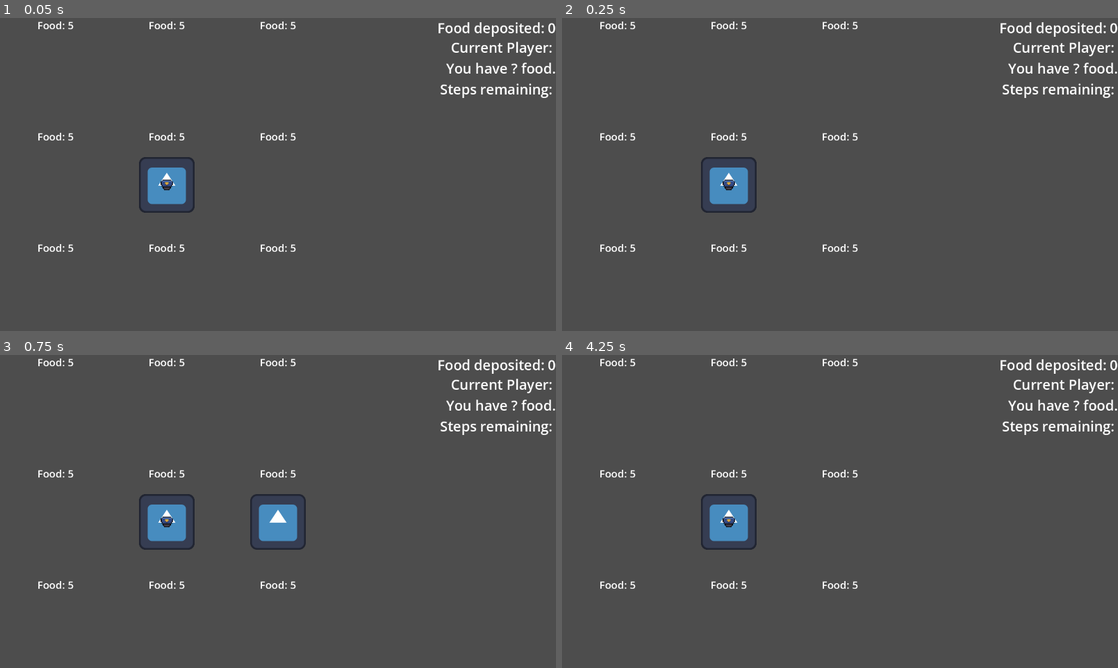
Above: before the commit, frames 1-4 (two rows, left to right).
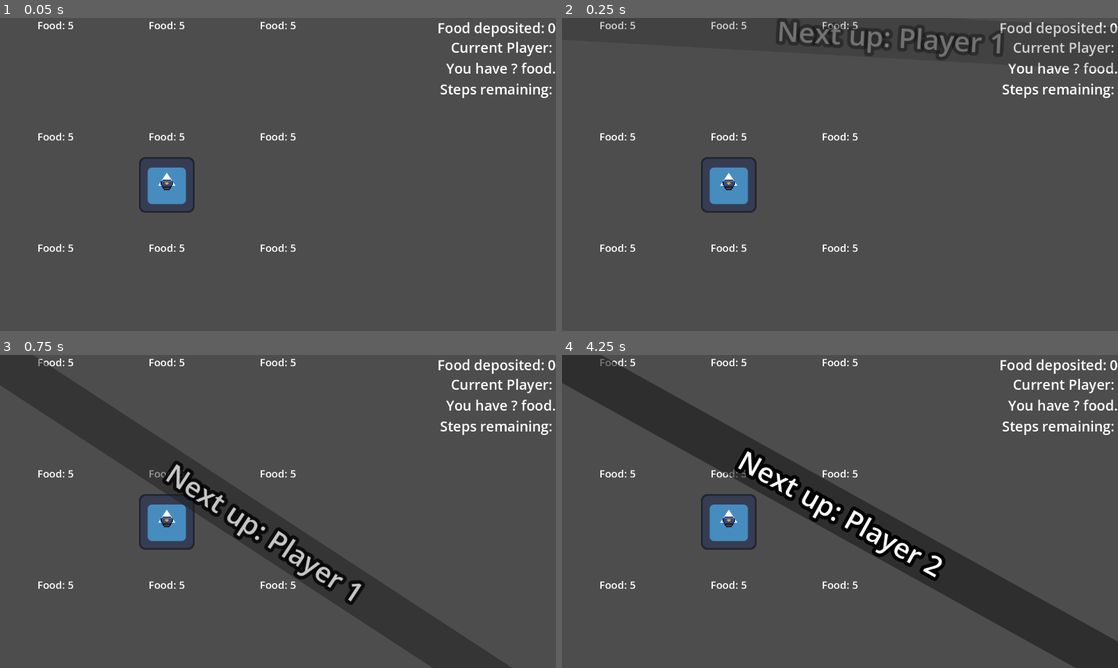
Above: after the commit, the same moments.

Repository: xandrrr/barnyard-masquerade
Game: Godot game, scene res://main.tscn
Two runs of this game, one before a commit and one after it. Both use one fixed random seed, a clock stepped at 60 frames per second and the inputs below. The engine's default icon, where the game draws it, is replaced by a stand-in: a white triangle on a blue panel in a dark square.
Inputs:
- Up to frame 1 (0.05 s): no input
- Up to frame 2 (0.25 s): no input
- Up to frame 3 (0.75 s): hold D (move_right) from 0.53 s (still down); tap E (collect_food) at 0.6 s
- Up to frame 4 (4.25 s): release D (move_right) at 1.28 s; hold S (move_down) 1.28-2.03 s; tap Space (convict) at 1.35, 2.75 s; tap Enter at 2, 3.5 s; hold D (move_right) 2.03-2.78 s; tap N (deny) at 2.1 s; hold W (move_up) 2.78-3.53 s; tap Q (inspect) at 2.85 s; hold A (move_left) from 3.53 s (still down); tap E (collect_food) at 3.6 s

Frame 1 is identical in both runs. In frame 2, 3.0% of the frame differs, in the area x 6-100%, y 0-17%; in frame 3, 3.8%; in frame 4, 15%, in the area x 0-100%, y 0-100%.

Commit message:
Add win conditions
Win conditions can now be triggered

Add buffers between phases of game using Cop's StateManager

Diff:
--- a/cop.gd
+++ b/cop.gd
@@ -18,6 +18,8 @@
 signal starting_player_targeting
 signal awaiting_confirmation
 signal awaiting_action
+signal directing
+signal pass_direction
 
 func _ready() -> void:
 	add_to_group("Units")
--- a/cop.tscn
+++ b/cop.tscn
@@ -9,6 +9,7 @@
 [ext_resource type="Script" uid="uid://o30ldsbo2uo5" path="res://targeting_player.gd" id="7_xwtm4"]
 [ext_resource type="Script" uid="uid://bf1mdggk3os35" path="res://AwaitingConfirmation.gd" id="8_pvkf1"]
 [ext_resource type="Script" uid="uid://cu5snc75qa66p" path="res://awaiting_action.gd" id="9_h0nw5"]
+[ext_resource type="Script" uid="uid://cv8loe2ag2ano" path="res://directing.gd" id="10_8su2l"]
 
 [sub_resource type="RectangleShape2D" id="RectangleShape2D_lquwl"]
 size = Vector2(25, 25)
@@ -68,3 +69,8 @@
 script = ExtResource("9_h0nw5")
 unit = NodePath("../..")
 metadata/_custom_type_script = "uid://teapur67yax4"
+
+[node name="Directing" type="Node" parent="CopStateManager" unique_id=1422059978 node_paths=PackedStringArray("unit")]
+script = ExtResource("10_8su2l")
+unit = NodePath("../..")
+metadata/_custom_type_script = "uid://teapur67yax4"
--- a/cop_state_manager.gd
+++ b/cop_state_manager.gd
@@ -44,3 +44,10 @@
 		state = get_node("AwaitingAction")
 		state.enter(previous_state_path)
 	)
+
+	unit.directing.connect(func():
+		var previous_state_path := state.name
+		state.exit()
+		state = get_node("Directing")
+		state.enter(previous_state_path)
+	)
--- /dev/null
+++ b/directing.gd
@@ -0,0 +1,7 @@
+extends State
+
+@export var unit : Cop
+
+func physics_update(_delta: float) -> void:
+	if Input.is_action_just_pressed("confirm"):
+		unit.pass_direction.emit()
--- a/main.gd
+++ b/main.gd
@@ -23,6 +23,8 @@
 var test_players = [
 	1, 2, 3
 ]
+
+var next_phase : String = "None"
 
 func _ready() -> void:
 	$TileManager.create_map(3, 3)
@@ -140,21 +142,30 @@
 func change_turn():
 	if not is_cop_movement:
 		current_turn_index += 1
-		print("turn index: " + str(current_turn_index))
-		print("is cop movement: " + str(is_cop_movement))
-		print("current_players size " + str(current_players.size()))
 		if current_player_acting:
 			var previous_unit = current_player_units[current_player_acting]
 			previous_unit.unit_turn_concluded.emit()
 			previous_unit.steps_queued = 0
 
 		if current_turn_index < current_players.size():
+			introduce_phase("Next up: Player " + str(current_turn_index + 1))
 			current_player_acting = current_players[current_turn_index]
 			var current_unit = current_player_units[current_player_acting]
+
+			#pause to confirm turn
+			await get_tree().create_timer(0.5).timeout
+			current_cop.directing.emit()
+			await current_cop.pass_direction
+
+			#start turn
 			current_unit.steps_queued = 0
 			await get_tree().create_timer(0.05).timeout
 			current_unit.unit_turn_started.emit()
 		else:
+			introduce_phase("Next up: The Cop")
+			current_cop.directing.emit()
+			await get_tree().create_timer(0.5).timeout
+			await current_cop.pass_direction
 			current_player_acting = null
 			is_cop_movement = true
 			current_cop.steps_queued = 0
@@ -164,7 +175,63 @@
 		is_cop_movement = false
 		current_cop.unit_turn_concluded.emit()
 		current_cop.steps_queued = 0
+		introduce_phase("Let's Dance!")
+		#pause to confirm everyone is ready
+		await get_tree().create_timer(0.5).timeout
+		current_cop.directing.emit()
+		await current_cop.pass_direction
+		await get_tree().create_timer(0.5).timeout
 		play_turn()
+
+
+func display_board():
+	introduce_phase("Results")
+	await get_tree().create_timer(1.0).timeout
+	current_cop.directing.emit()
+	await current_cop.pass_direction
+
+	await get_tree().create_timer(0.5).timeout
+	current_cop.directing.emit()
+	await current_cop.pass_direction
+	check_for_winner()
+
+
+func check_for_winner():
+	var total_food_amount = 0
+	for tile in $TileManager.tiles:
+		total_food_amount += tile.food_amount
+	total_food_amount += current_player_units[1].food_amount
+	total_food_amount += current_player_units[2].food_amount
+	total_food_amount += current_player_units[3].food_amount
+	total_food_amount += food_deposited_amount
+
+	if food_deposited_amount >= 35:
+		introduce_phase("35 food has been delivered. The Robbers win!")
+		await get_tree().create_timer(1.0).timeout
+		current_cop.directing.emit()
+		await current_cop.pass_direction
+	elif current_player_units.size() == 0:
+		introduce_phase("No Robbers remain. The Cop wins!")
+		await get_tree().create_timer(1.0).timeout
+		current_cop.directing.emit()
+		await current_cop.pass_direction
+	elif total_food_amount < 35:
+		introduce_phase("Not enough food remains. The Cop wins!")
+		await get_tree().create_timer(1.0).timeout
+		current_cop.directing.emit()
+		await current_cop.pass_direction
+	else:
+		prepare_new_turn()
+
+
+func introduce_phase(phase_text : String):
+	await get_tree().create_timer(0.05).timeout
+	current_cop.directing.emit()
+	$MainControl/PhasePanel/CenterContainer/PhaseLabel.text = phase_text
+	$PhaseAnimator.play("fade_phase_in")
+	await get_tree().create_timer(0.5).timeout
+	await current_cop.pass_direction
+	$PhaseAnimator.play("fade_phase_out")
 
 
 func _on_unit_manager_move_requested(enactor: Unit, target_tile: Tile, action_name: String) -> void:
@@ -196,5 +263,4 @@
 func _on_unit_manager_cop_action_decided(action_name: String) -> void:
 	play_cop_action(action_name)
 	await get_tree().create_timer(0.05).timeout
-	#TODO: Change this to display results
-	prepare_new_turn()
+	display_board()
--- a/main.tscn
+++ b/main.tscn
@@ -32,8 +32,8 @@
 }
 
 [sub_resource type="Animation" id="Animation_1bvp3"]
-resource_name = "fade_animator"
-length = 3.0
+resource_name = "fade_phase_in"
+length = 0.5
 tracks/0/type = "value"
 tracks/0/imported = false
 tracks/0/enabled = true
@@ -41,10 +41,10 @@
 tracks/0/interp = 1
 tracks/0/loop_wrap = true
 tracks/0/keys = {
-"times": PackedFloat32Array(0, 0.5, 2.5, 3),
-"transitions": PackedFloat32Array(1, 1, 1, 1),
+"times": PackedFloat32Array(0, 0.5),
+"transitions": PackedFloat32Array(1, 1),
 "update": 0,
-"values": [Color(1, 1, 1, 0), Color(1, 1, 1, 1), Color(1, 1, 1, 1), Color(1, 1, 1, 0)]
+"values": [Color(1, 1, 1, 0), Color(1, 1, 1, 1)]
 }
 tracks/1/type = "value"
 tracks/1/imported = false
@@ -53,16 +53,45 @@
 tracks/1/interp = 1
 tracks/1/loop_wrap = true
 tracks/1/keys = {
-"times": PackedFloat32Array(0, 0.5, 2.5, 3),
-"transitions": PackedFloat32Array(0.5, 1, 2, 1),
+"times": PackedFloat32Array(0, 0.5),
+"transitions": PackedFloat32Array(0.5, 1),
 "update": 0,
-"values": [-0.5061454830783556, 0.5061455, 0.5061455, 1.5707963267948966]
+"values": [-0.5061454830783556, 0.5061455]
+}
+
+[sub_resource type="Animation" id="Animation_lquwl"]
+resource_name = "fade_phase_out"
+length = 0.5
+tracks/0/type = "value"
+tracks/0/imported = false
+tracks/0/enabled = true
+tracks/0/path = NodePath(".:modulate")
+tracks/0/interp = 1
+tracks/0/loop_wrap = true
+tracks/0/keys = {
+"times": PackedFloat32Array(0, 0.5),
+"transitions": PackedFloat32Array(1, 1),
+"update": 0,
+"values": [Color(1, 1, 1, 1), Color(1, 1, 1, 0)]
+}
+tracks/1/type = "value"
+tracks/1/imported = false
+tracks/1/enabled = true
+tracks/1/path = NodePath(".:rotation")
+tracks/1/interp = 1
+tracks/1/loop_wrap = true
+tracks/1/keys = {
+"times": PackedFloat32Array(0, 0.5),
+"transitions": PackedFloat32Array(2, 1),
+"update": 0,
+"values": [0.5061454830783556, 1.8325957145940461]
 }
 
 [sub_resource type="AnimationLibrary" id="AnimationLibrary_lquwl"]
 _data = {
 &"RESET": SubResource("Animation_h2yge"),
-&"fade_animator": SubResource("Animation_1bvp3")
+&"fade_phase_in": SubResource("Animation_1bvp3"),
+&"fade_phase_out": SubResource("Animation_lquwl")
 }
 
 [node name="Main" type="Node2D" unique_id=26801442]
Not shown, added: directing.gd.uid
